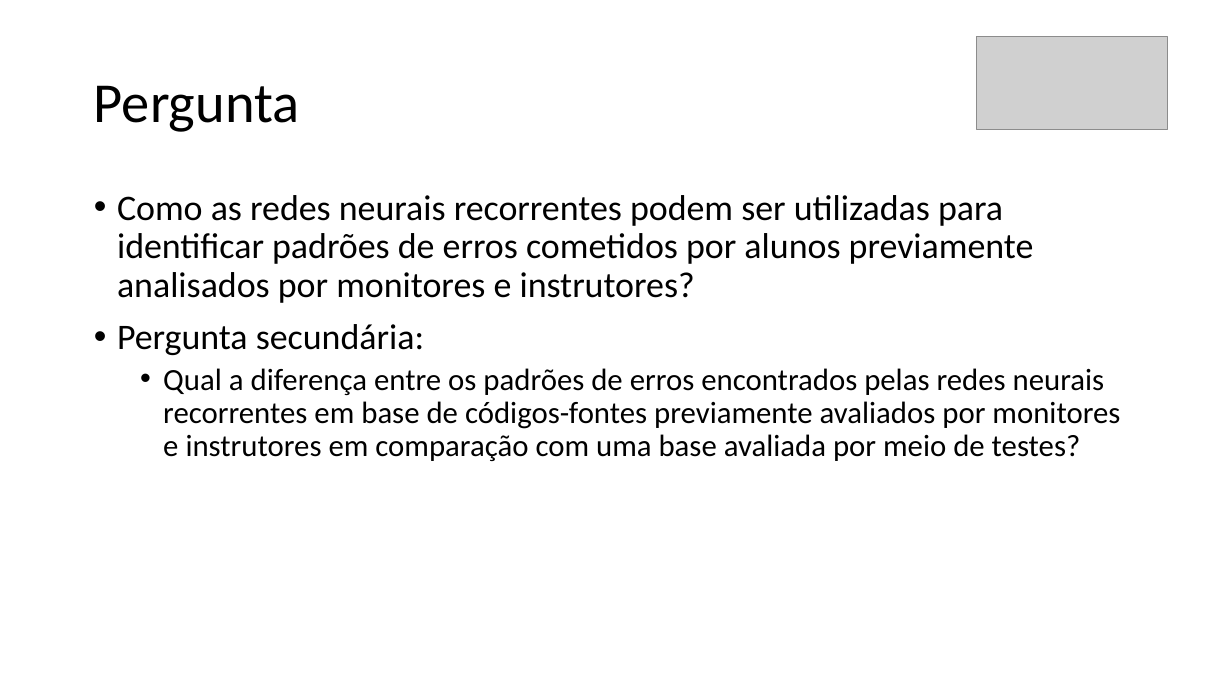
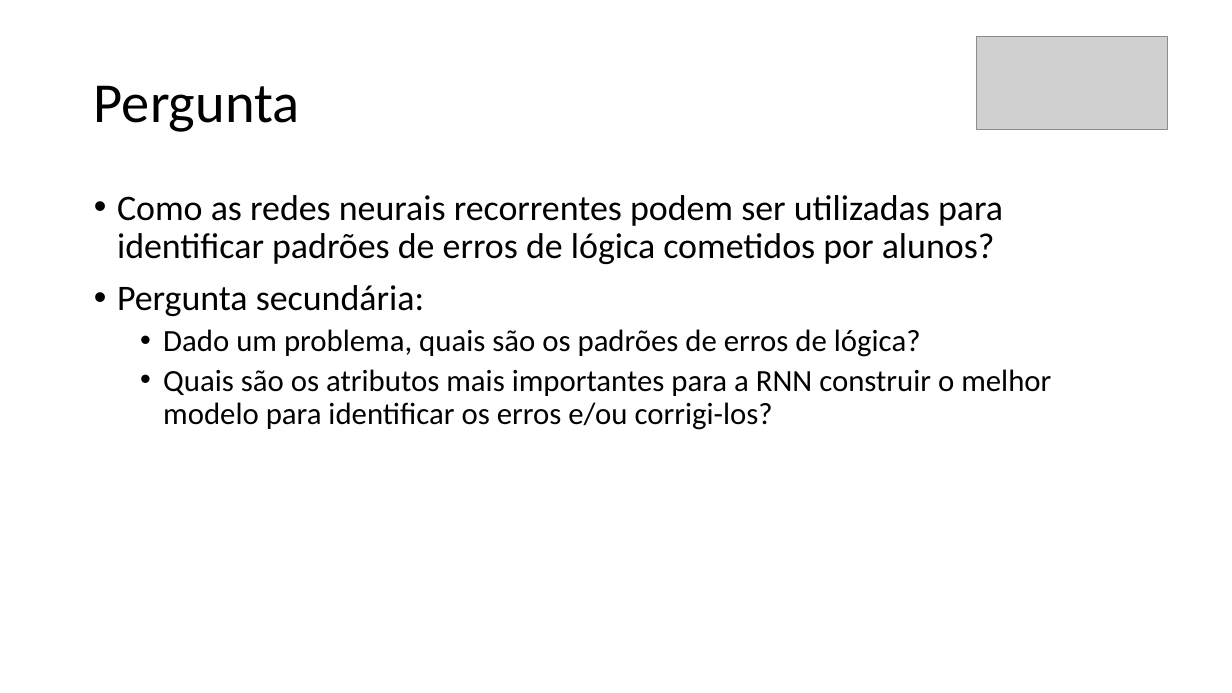
Before and after one commit to mrezende/mpq-discipline, a slide deck: slide 5 of exercise1/presentation/docs/Exercicio1.pptx. Drawn at 1232x693 pixels with LibreOffice and Linux fonts; fonts in the diff are those of the drawing; grey boxes stand for pictures. Boxes give left, top, right and bottom in pixels: in the first picture for what was removed or moved away, otherwise in the second. Text is boxed around its words. In the diff, an @@ line names an element or a change of style, - is before the commit and + after.

```diff
--- a/exercise1/presentation/docs/Exercicio1.pptx
+++ b/exercise1/presentation/docs/Exercicio1.pptx
@@ text at (x1=117, y1=195, x2=1003, y2=264): text changed @@
-• Como as redes neurais recorrentes podem ser utilizadas para identificar padrões de erros cometidos por alunos previamente analisados por monitores e instrutores?
+• Como as redes neurais recorrentes podem ser utilizadas para identificar padrões de erros de lógica cometidos por alunos?
@@ text at (x1=163, y1=329, x2=1051, y2=430): text changed @@
-  • Qual a diferença entre os padrões de erros encontrados pelas redes neurais recorrentes em base de códigos-fontes previamente avaliados por monitores e instrutores em comparação com uma base avaliada por meio de testes?
+  • Dado um problema, quais são os padrões de erros de lógica?
+  • Quais são os atributos mais importantes para a RNN construir o melhor modelo para identificar os erros e/ou corrigi-los?
```
Also in this commit, not shown: 3 other slides changed.
